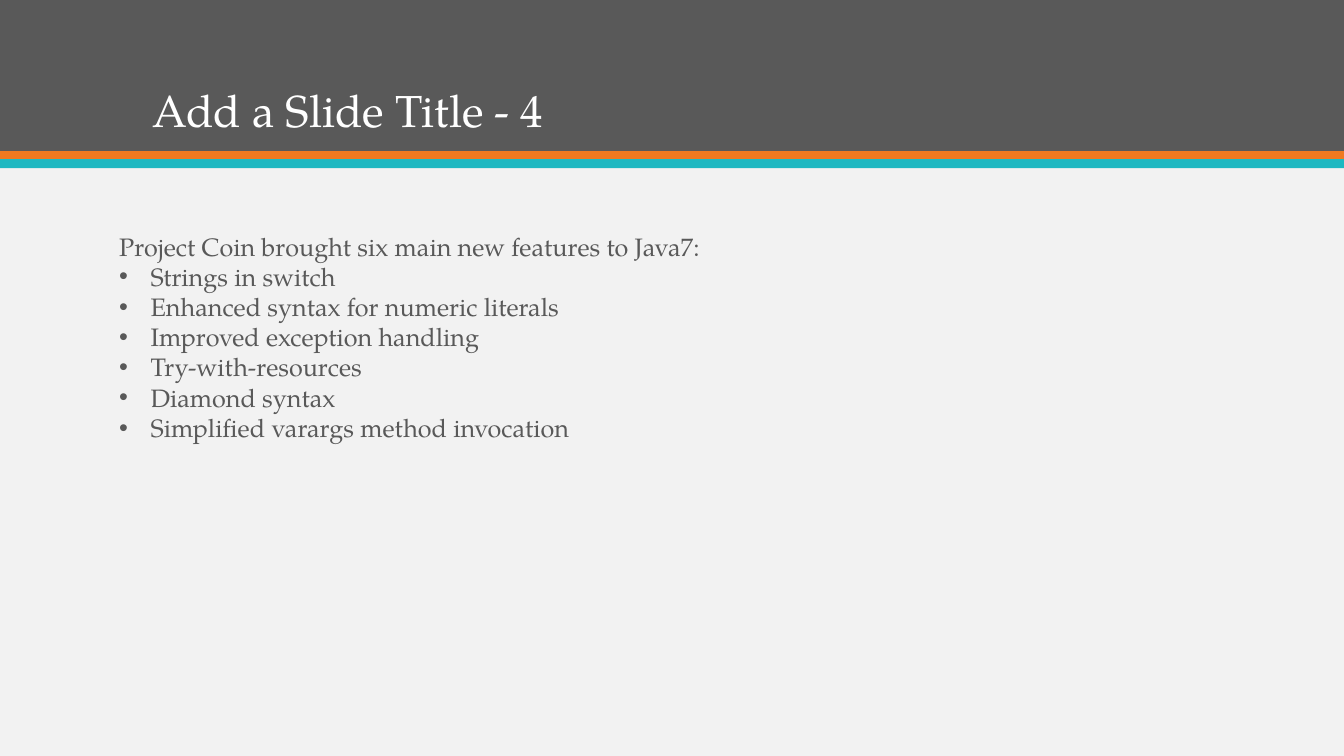
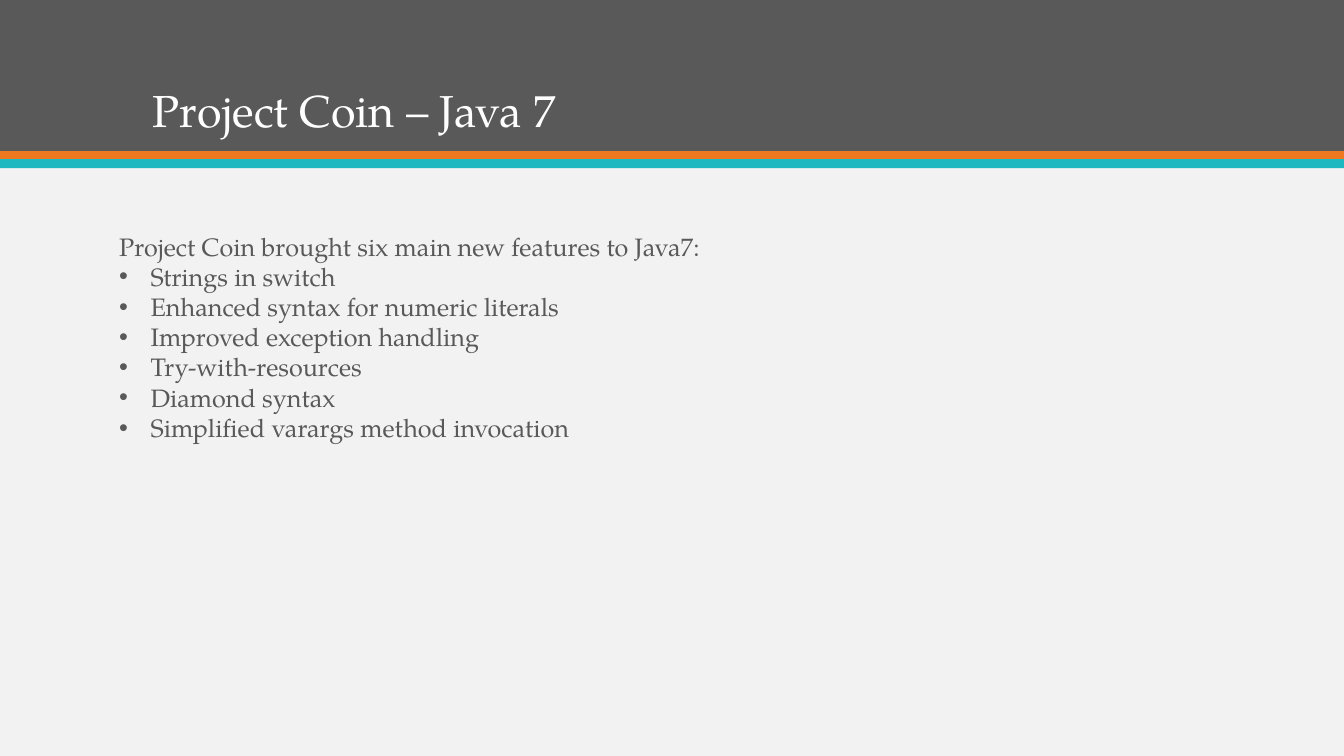
Before and after one commit to KKAries/my-repository, a slide deck: slide 6 of Brief Introduction of Java 7.pptx (slide 7 before the commit). Drawn at 1344x756 pixels with LibreOffice and Linux fonts; fonts in the diff are those of the drawing. Boxes give left, top, right and bottom in pixels: in the first picture for what was removed or moved away, otherwise in the second. Text is boxed around its words. In the diff, an @@ line names an element or a change of style, - is before the commit and + after.

```diff
--- a/Brief Introduction of Java 7.pptx
+++ b/Brief Introduction of Java 7.pptx
@@ title at bbox=[153, 95, 555, 140]: text changed @@
-Add a Slide Title - 4
+Project Coin – Java 7
```
Also in this commit, not shown: 17 other slides changed, 12 slides added, 3 slides removed, 2 other files.
